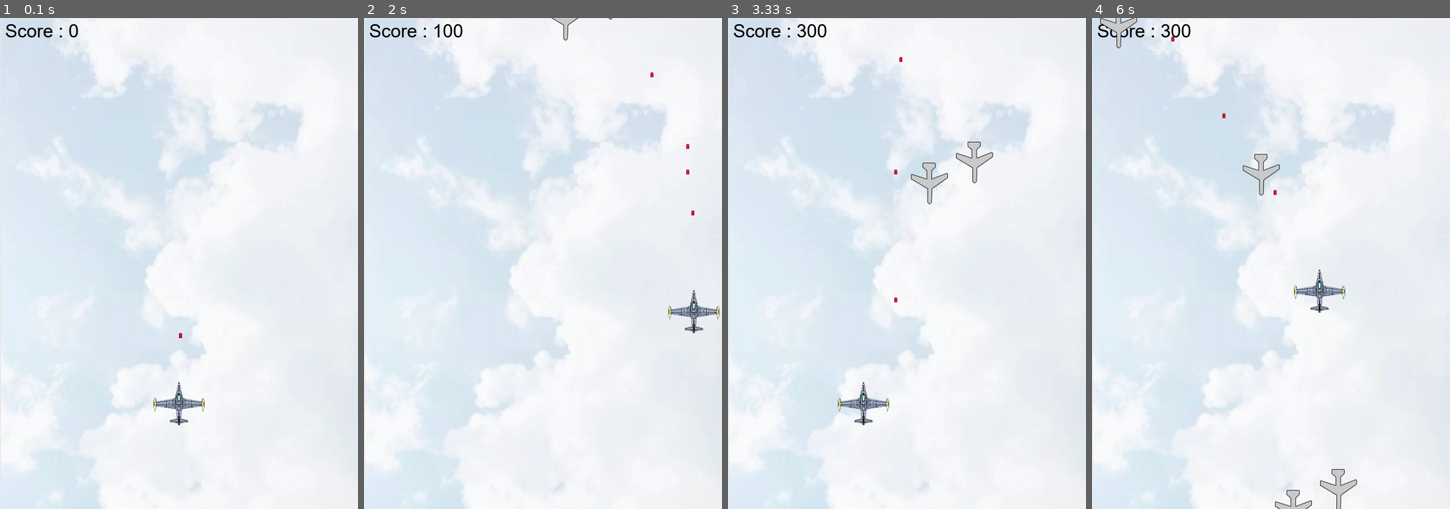
Above: before the commit, frames 1-4 (left to right).
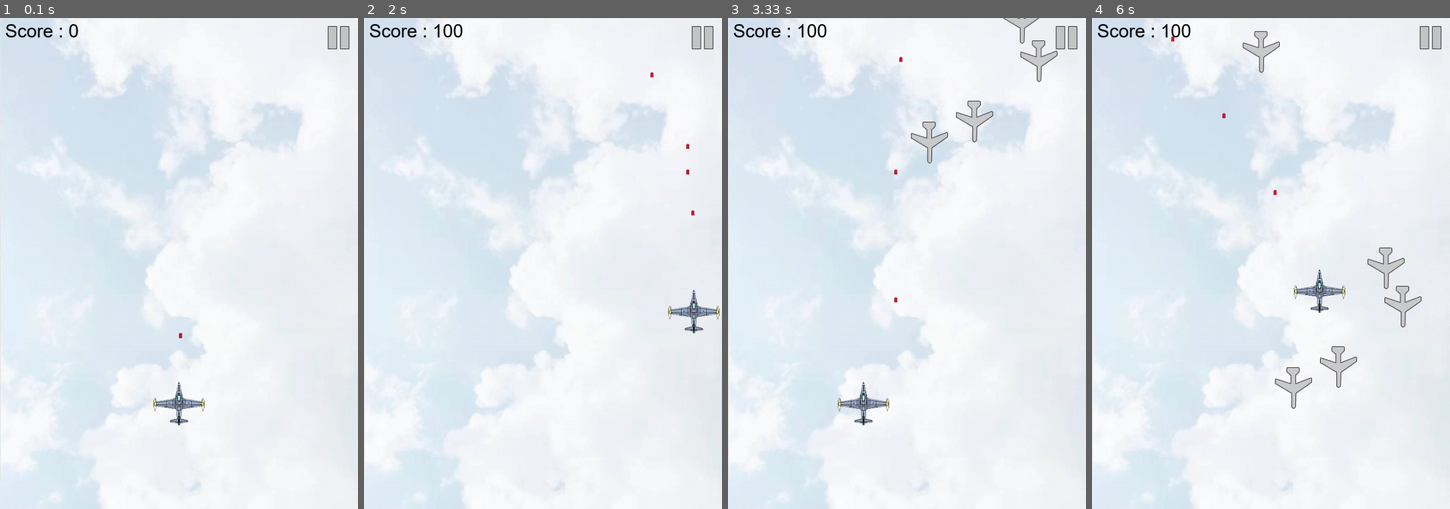
Above: after the commit, the same moments.

Repository: charlie-ccw/Pygame-project
Game: pygame game, started from main.py
The game is run twice, just before and just after one commit, with the same random seed, the same clock (stepped at 60 frames per second) and the same inputs.
Inputs (mouse positions are in pixels of both pictures, inside the frame that each line leads up to):
- Up to frame 1 (0.1 s): no input
- Up to frame 2 (2 s): press the mouse at (700, 37) at 0.37 s; move the mouse to (664, 145) at 0.47 s; release the mouse at (625, 253) at 0.6 s; press the mouse at (700, 37) at 0.7 s; move the mouse to (686, 180) at 0.8 s; release the mouse at (668, 322) at 0.93 s; hold D 1-1.47 s; hold W 1.5-1.8 s; hold D from 1.83 s (still down)
- Up to frame 3 (3.33 s): release D at 2.3 s; hold A 2.33-2.87 s; hold S 2.9-3.2 s; hold A from 3.23 s (still down)
- Up to frame 4 (6 s): release A at 3.63 s; hold W 3.67-4.03 s; press the mouse at (1428, 37) at 4.1 s; move the mouse to (1310, 175) at 4.2 s; move the mouse to (1192, 312) at 4.3 s; release the mouse at (1192, 312) at 4.33 s; press the mouse at (1428, 37) at 4.43 s; move the mouse to (1303, 224) at 4.53 s; move the mouse to (1174, 415) at 4.63 s; release the mouse at (1174, 415) at 4.67 s; press the mouse at (1428, 37) at 4.77 s; move the mouse to (1403, 170) at 4.87 s; move the mouse to (1374, 302) at 4.97 s; release the mouse at (1374, 302) at 5 s; press the mouse at (1428, 37) at 5.1 s; move the mouse to (1321, 91) at 5.2 s; move the mouse to (1213, 140) at 5.3 s; release the mouse at (1213, 140) at 5.33 s; hold D from 5.4 s (still down)

The runs differ from the first frame. In frame 1, 0.3% of the frame differs, in the area x 91-98%, y 1-7%; in frame 2, 0.4%; in frame 3, 2.0%; in frame 4, 2.9%, in the area x 2-98%, y 0-100%.

Commit message:
pause
i add the pause and continue pictures into the game and change the loacation of the background and score part

Diff:
--- a/main.py
+++ b/main.py
@@ -82,6 +82,21 @@
     score = 0
     score_font = pygame.font.Font("font/font.ttf.ttf", 36)
 
+
+    #here we set the stop condtion to the game
+    paused = False
+    pause_nor_image = pygame.image.load("images/22.png").convert_alpha()
+    pause_pressed_image = pygame.image.load("images/23.png").convert_alpha()
+    resume_nor_image = pygame.image.load("images/21.png").convert_alpha()
+    resume_pressed_image = pygame.image.load("images/24.png").convert_alpha()
+    paused_rect = pause_nor_image.get_rect()
+    paused_rect.left, paused_rect.top = width - paused_rect.width - 10, 10
+    paused_image = pause_nor_image
+
+
+    # here we set the difficulty of the game
+    level = 1
+
     # here we set the delay to make the picture change smoothly
     delay = 100
 
@@ -100,144 +115,171 @@
                 pygame.quit()
                 sys.exit()
 
-
-        # here we check the keyboard of user
-        key_pressed = pygame.key.get_pressed()
-        if key_pressed[K_w]:
-            myplane1.moveUp()
-        if key_pressed[K_s]:
-            myplane1.moveDown()
-        if key_pressed[K_a]:
-            myplane1.moveLeft()
-        if key_pressed[K_d]:
-            myplane1.moveRight()
-        print(myplane1.rect.left)
-        print(myplane1.rect.top)
+            elif event.type == MOUSEBUTTONDOWN:
+                if event.button == 1 and paused_rect.collidepoint(event.pos):
+                    paused = not paused
+
+            elif event.type == MOUSEMOTION:
+                if paused_rect.collidepoint(event.pos):
+                    if paused:
+                        paused_image = resume_pressed_image
+                    else:
+                        paused_image = pause_pressed_image
+                else:
+                    if paused:
+                        paused_image = resume_nor_image
+                    else:
+                        paused_image = pause_nor_image
 
         screen.blit(background,(0,0))
 
-
-        # here we check that if the user's plane is touched by the enemies
-        enemies_down = pygame.sprite.spritecollide(myplane1, enemies, False, pygame.sprite.collide_mask)
-        if enemies_down:
-            myplane1.active = False
-            for e in enemies_down:
-                e.active = False
-
-        # here we draw the user's plane
-        if myplane1.active:
-            screen.blit(myplane1.image, myplane1.rect)
-        else:
-            if not(delay % 3):
-                # here we draw the destory pictures of the plane
-                screen.blit(myplane1.destroy_images[myplane1_destroy_index], myplane1.rect)
-                myplane1_destroy_index = (myplane1_destroy_index + 1) % 4
-                if myplane1_destroy_index == 0:
-                    print("game over")
-                    running = False
+        if not paused:
+            # here we check the keyboard of user
+            key_pressed = pygame.key.get_pressed()
+            if key_pressed[K_w]:
+                myplane1.moveUp()
+            if key_pressed[K_s]:
+                myplane1.moveDown()
+            if key_pressed[K_a]:
+                myplane1.moveLeft()
+            if key_pressed[K_d]:
+                myplane1.moveRight()
+            print(myplane1.rect.left)
+            print(myplane1.rect.top)
+
+
+
+
+            # here we check that if the user's plane is touched by the enemies
+            enemies_down = pygame.sprite.spritecollide(myplane1, enemies, False, pygame.sprite.collide_mask)
+            if enemies_down:
+                myplane1.active = False
+                for e in enemies_down:
+                    e.active = False
+
+            # here we draw the user's plane
+            if myplane1.active:
+                screen.blit(myplane1.image, myplane1.rect)
+            else:
+                if not(delay % 3):
+                    # here we draw the destory pictures of the plane
+                    screen.blit(myplane1.destroy_images[myplane1_destroy_index], myplane1.rect)
+                    myplane1_destroy_index = (myplane1_destroy_index + 1) % 4
+                    if myplane1_destroy_index == 0:
+                        print("game over")
+                        running = False
+
+
+            # here we shot the bullets
+            if not(delay % 10):
+                bullet1[bullet1_index].reset(myplane1.rect.midtop)
+                bullet1_index = (bullet1_index + 1) % bullet1_number
+
+
+            # here we check if the bullet collides with the enemy plane
+            for b in bullet1:
+                if b.active:
+                    b.move()
+                    screen.blit(b.image, b.rect)
+                    enemy_hit = pygame.sprite.spritecollide(b, enemies, False, pygame.sprite.collide_mask)
+                    if enemy_hit:
+                        b.active = False
+                        for e in enemy_hit:
+                            # here we check which type of planes is attacked
+                            if e in enemy2 or e in enemy3:
+                                e.energy -= 1
+                                if e.energy == 0:
+                                    e.active = False
+                            else:
+                                e.active = False
+
+
+            # here we draw the enemy planes
+            for each in enemy3:
+                # here we check the condition of the plane
+                if each.active:
+                    each.move()
+                    screen.blit(each.image, each.rect)
+                    # here we draw the total blood of the enemy plane
+                    pygame.draw.line(screen, BLACK, \
+                                     (each.rect.left, each.rect.top - 5),\
+                                     (each.rect.right, each.rect.top - 5),\
+                                     2)
+                    # when the energy is bigger than 20%, it will be green. else, it will be red
+                    energy_remain = each.energy / enemy.Enemy3.energy
+                    if energy_remain > 0.35:
+                        energy_color = GREEN
+                    else:
+                        energy_color = RED
+                    pygame.draw.line(screen, energy_color,\
+                                     (each.rect.left, each.rect.top - 5),\
+                                     (each.rect.left + each.rect.width * energy_remain,\
+                                     each.rect.top - 5), 2)
+                else:
+                    if not(delay % 3):
+                        # here we draw the destory pictures of the plane
+                        screen.blit(each.destroy_images[e3_destroy_index], each.rect)
+                        e3_destroy_index = (e3_destroy_index + 1) % 4
+                        if e3_destroy_index == 0:
+                            score += 1000
+                            each.reset()
+
+
+            for each in enemy2:
+                if each.active:
+                    each.move()
+                    screen.blit(each.image, each.rect)
+                     # here we draw the total blood of the enemy plane
+                    pygame.draw.line(screen, BLACK, \
+                                     (each.rect.left, each.rect.top - 5),\
+                                     (each.rect.right, each.rect.top - 5),\
+                                     2)
+                    # when the energy is bigger than 20%, it will be green. else, it will be red
+                    energy_remain = each.energy / enemy.Enemy2.energy
+                    if energy_remain > 0.35:
+                        energy_color = GREEN
+                    else:
+                        energy_color = RED
+                    pygame.draw.line(screen, energy_color,\
+                                     (each.rect.left, each.rect.top - 5),\
+                                     (each.rect.left + each.rect.width * energy_remain,\
+                                     each.rect.top - 5), 2)
+                else:
+                    if not(delay % 3):
+                        # here we draw the destory pictures of the plane
+                        screen.blit(each.destroy_images[e2_destroy_index], each.rect)
+                        e2_destroy_index = (e2_destroy_index + 1) % 4
+                        if e2_destroy_index == 0:
+                            score += 500
+                            each.reset()
+
+
+
+
+
+            for each in enemy1:
+                if each.active:
+                    each.move()
+                    screen.blit(each.image, each.rect)
+                else:
+                    if not(delay % 3):
+                        # here we draw the destory pictures of the plane
+                        screen.blit(each.destroy_images[e1_destroy_index], each.rect)
+                        e1_destroy_index = (e1_destroy_index + 1) % 4
+                        if e1_destroy_index == 0:
+                            score += 100
+                            each.reset()
+
 
         # here we draw the score
         score_text = score_font.render("Score : %s" % str(score), True, BLACK)
         screen.blit(score_text, (10,5))
 
 
-        # here we shot the bullets
-        if not(delay % 10):
-            bullet1[bullet1_index].reset(myplane1.rect.midtop)
-            bullet1_index = (bullet1_index + 1) % bullet1_number
-
-
-        # here we check if the bullet collides with the enemy plane
-        for b in bullet1:
-            if b.active:
-                b.move()
-                screen.blit(b.image, b.rect)
-                enemy_hit = pygame.sprite.spritecollide(b, enemies, False, pygame.sprite.collide_mask)
-                if enemy_hit:
-                    b.active = False
-                    for e in enemy_hit:
-                        # here we check which type of planes is attacked
-                        if e in enemy2 or e in enemy3:
-                            e.energy -= 1
-                            if e.energy == 0:
-                                e.active = False
-                        else:
-                            e.active = False
-
-
-        # here we draw the enemy planes
-        for each in enemy3:
-            # here we check the condition of the plane
-            if each.active:
-                each.move()
-                screen.blit(each.image, each.rect)
-                # here we draw the total blood of the enemy plane
-                pygame.draw.line(screen, BLACK, \
-                                 (each.rect.left, each.rect.top - 5),\
-                                 (each.rect.right, each.rect.top - 5),\
-                                 2)
-                # when the energy is bigger than 20%, it will be green. else, it will be red
-                energy_remain = each.energy / enemy.Enemy3.energy
-                if energy_remain > 0.35:
-                    energy_color = GREEN
-                else:
-                    energy_color = RED
-                pygame.draw.line(screen, energy_color,\
-                                 (each.rect.left, each.rect.top - 5),\
-                                 (each.rect.left + each.rect.width * energy_remain,\
-                                 each.rect.top - 5), 2)
-            else:
-                if not(delay % 3):
-                    # here we draw the destory pictures of the plane
-                    screen.blit(each.destroy_images[e3_destroy_index], each.rect)
-                    e3_destroy_index = (e3_destroy_index + 1) % 4
-                    if e3_destroy_index == 0:
-                        score += 1000
-                        each.reset()
-
-
-        for each in enemy2:
-            if each.active:
-                each.move()
-                screen.blit(each.image, each.rect)
-                 # here we draw the total blood of the enemy plane
-                pygame.draw.line(screen, BLACK, \
-                                 (each.rect.left, each.rect.top - 5),\
-                                 (each.rect.right, each.rect.top - 5),\
-                                 2)
-                # when the energy is bigger than 20%, it will be green. else, it will be red
-                energy_remain = each.energy / enemy.Enemy2.energy
-                if energy_remain > 0.35:
-                    energy_color = GREEN
-                else:
-                    energy_color = RED
-                pygame.draw.line(screen, energy_color,\
-                                 (each.rect.left, each.rect.top - 5),\
-                                 (each.rect.left + each.rect.width * energy_remain,\
-                                 each.rect.top - 5), 2)
-            else:
-                if not(delay % 3):
-                    # here we draw the destory pictures of the plane
-                    screen.blit(each.destroy_images[e2_destroy_index], each.rect)
-                    e2_destroy_index = (e2_destroy_index + 1) % 4
-                    if e2_destroy_index == 0:
-                        score += 500
-                        each.reset()
-
-
-        for each in enemy1:
-            if each.active:
-                each.move()
-                screen.blit(each.image, each.rect)
-            else:
-                if not(delay % 3):
-                    # here we draw the destory pictures of the plane
-                    screen.blit(each.destroy_images[e1_destroy_index], each.rect)
-                    e1_destroy_index = (e1_destroy_index + 1) % 4
-                    if e1_destroy_index == 0:
-                        score += 100
-                        each.reset()
-
+
+
+        # here we draw the pause and continue picture
+        screen.blit(paused_image, paused_rect)
 
 
         # here we change the value of delay
Binary file added: images/21.png
Binary file added: images/22.png
Binary file added: images/23.png
Binary file added: images/24.png
